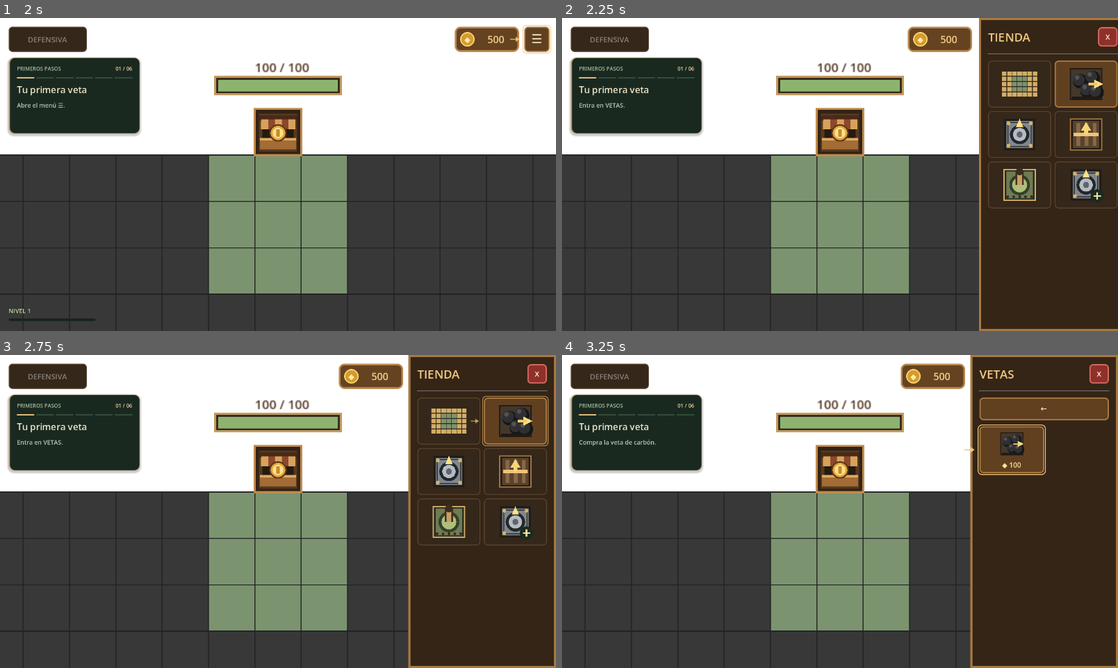
Above: before the commit, frames 1-4 (two rows, left to right).
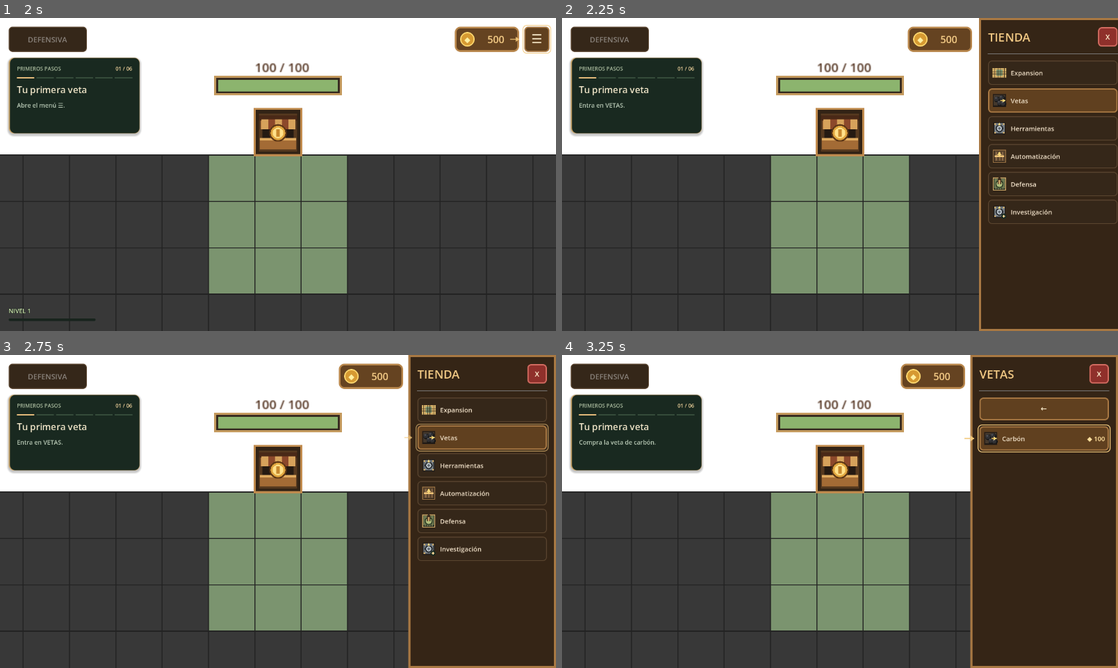
Above: after the commit, the same moments.

Repository: Therix13/MinerZombier
Game: Godot game, scene res://main.tscn
Two runs of this game, one before a commit and one after it. Both use one fixed random seed, a clock stepped at 60 frames per second and the inputs below.
Inputs (mouse positions are in pixels of both pictures, inside the frame that each line leads up to; where the layout moved, square brackets give the same spot in the first picture):
- Up to frame 1 (2 s): tap Enter at 0.5 s; move the mouse to (400, 158) at 0.52 s; tap Backspace at 0.6 s; click (400, 158) at 0.67 s; click "Omitir" at 1.25 s
- Up to frame 2 (2.25 s): click "☰" at 2 s
- Up to frame 3 (2.75 s): no input
- Up to frame 4 (3.25 s): click (1045, 436) [1079, 420] at 2.75 s

Frame 1 is identical in both runs. In frame 2, 5.3% of the frame differs, in the area x 76-100%, y 13-66%; in frame 3, 5.5%, in the area x 72-99%, y 13-66%; in frame 4, 2.3%.

Commit message:
Show compact shop rows with small icons and short names

Diff:
--- a/Scripts/shop_manager.gd
+++ b/Scripts/shop_manager.gd
@@ -378,7 +378,7 @@
 	var view: Array = RESEARCH_VIEW[technology_id]
 	var button := Button.new()
 	button.name = "Research_" + technology_id
-	button.custom_minimum_size = Vector2(116, 116)
+	button.custom_minimum_size = Vector2(116, 86)
 	button.size_flags_horizontal = Control.SIZE_EXPAND_FILL
 	button.clip_contents = true
 	button.pressed.connect(technology_requested.emit.bind(technology_id))
@@ -398,17 +398,19 @@
 	column.add_child(header)
 	var icon := ItemPreview.new()
 	icon.kind = {"straight_belt": "straight", "curved_belts": "corner_right", "junction_belt": "junction"}.get(technology_id, technology_id)
-	icon.custom_minimum_size = Vector2(64, 64)
-	icon.size_flags_horizontal = Control.SIZE_EXPAND_FILL
+	icon.custom_minimum_size = Vector2(28, 28)
+	icon.size_flags_vertical = Control.SIZE_SHRINK_CENTER
 	header.add_child(icon)
 	var rank := compact_research_label("", 13)
 	rank.size_flags_horizontal = Control.SIZE_EXPAND_FILL
 	rank.horizontal_alignment = HORIZONTAL_ALIGNMENT_RIGHT
 	header.add_child(rank)
 	rank.hide()
-	var title := compact_research_label(view[1], 14)
-	column.add_child(title)
-	title.hide()
+	var title := create_label(view[1], 13)
+	title.mouse_filter = Control.MOUSE_FILTER_IGNORE
+	title.vertical_alignment = VERTICAL_ALIGNMENT_CENTER
+	title.size_flags_horizontal = Control.SIZE_EXPAND_FILL
+	header.add_child(title)
 	var effect := compact_research_label(view[2], 11)
 	column.add_child(effect)
 	effect.hide()
@@ -685,7 +687,7 @@
 func catalog_grid() -> GridContainer:
 	if item_grid == null:
 		item_grid = GridContainer.new()
-		item_grid.columns = 2
+		item_grid.columns = 1
 		item_grid.size_flags_horizontal = Control.SIZE_EXPAND_FILL
 		item_grid.add_theme_constant_override("h_separation", 8)
 		item_grid.add_theme_constant_override("v_separation", 8)
@@ -694,7 +696,7 @@
 
 func create_art_button(kind: String, description: String, price: int = -1) -> Button:
 	var button := create_button("")
-	button.custom_minimum_size = Vector2(116, 108)
+	button.custom_minimum_size = Vector2(116, 56)
 	button.size_flags_horizontal = Control.SIZE_EXPAND_FILL
 	button.tooltip_text = description
 	var margin := MarginContainer.new()
@@ -703,20 +705,34 @@
 	for side in ["left", "top", "right", "bottom"]:
 		margin.add_theme_constant_override("margin_" + side, 8)
 	button.add_child(margin)
-	var column := VBoxContainer.new()
-	column.mouse_filter = Control.MOUSE_FILTER_IGNORE
-	column.add_theme_constant_override("separation", 4)
-	margin.add_child(column)
+	var row := HBoxContainer.new()
+	row.mouse_filter = Control.MOUSE_FILTER_IGNORE
+	row.add_theme_constant_override("separation", 8)
+	margin.add_child(row)
 	var art := ItemPreview.new()
 	art.kind = kind
-	art.custom_minimum_size = Vector2(64, 64)
-	art.size_flags_vertical = Control.SIZE_EXPAND_FILL
-	column.add_child(art)
-	var cost := create_label("◆ %d" % price, 16, Color("#ffdf9c"))
-	cost.horizontal_alignment = HORIZONTAL_ALIGNMENT_CENTER
+	art.custom_minimum_size = Vector2(36, 36)
+	art.size_flags_vertical = Control.SIZE_SHRINK_CENTER
+	row.add_child(art)
+	var short_names := {
+		"expansion": "Ampliar base", "coal": "Carbón", "brass": "Latón",
+		"drill": "Taladro", "compactor": "Compactador", "straight": "Cinta recta",
+		"corner_right": "Cinta L derecha", "corner_left": "Cinta L izquierda",
+		"junction": "Cinta en T", "platform": "Plataformas", "launcher": "Lanzapepitas",
+		"ore:coal": "Carbón · Nv. 1", "ore:brass": "Latón · Nv. 1",
+		"ore:coal_2": "Carbón · Nv. 2", "ore:brass_2": "Latón · Nv. 2",
+	}
+	var label := create_label(short_names.get(kind, description.capitalize()) if price >= 0 or kind.begins_with("ore:") else description.capitalize(), 15)
+	label.size_flags_horizontal = Control.SIZE_EXPAND_FILL
+	label.vertical_alignment = VERTICAL_ALIGNMENT_CENTER
+	label.mouse_filter = Control.MOUSE_FILTER_IGNORE
+	row.add_child(label)
+	var cost := create_label("◆ %d" % price, 15, Color("#ffdf9c"))
+	cost.autowrap_mode = TextServer.AUTOWRAP_OFF
+	cost.vertical_alignment = VERTICAL_ALIGNMENT_CENTER
 	cost.mouse_filter = Control.MOUSE_FILTER_IGNORE
 	cost.visible = price >= 0
-	column.add_child(cost)
+	row.add_child(cost)
 	button.set_meta("price_label", cost)
 	button.set_meta("item_art", art)
 	return button
